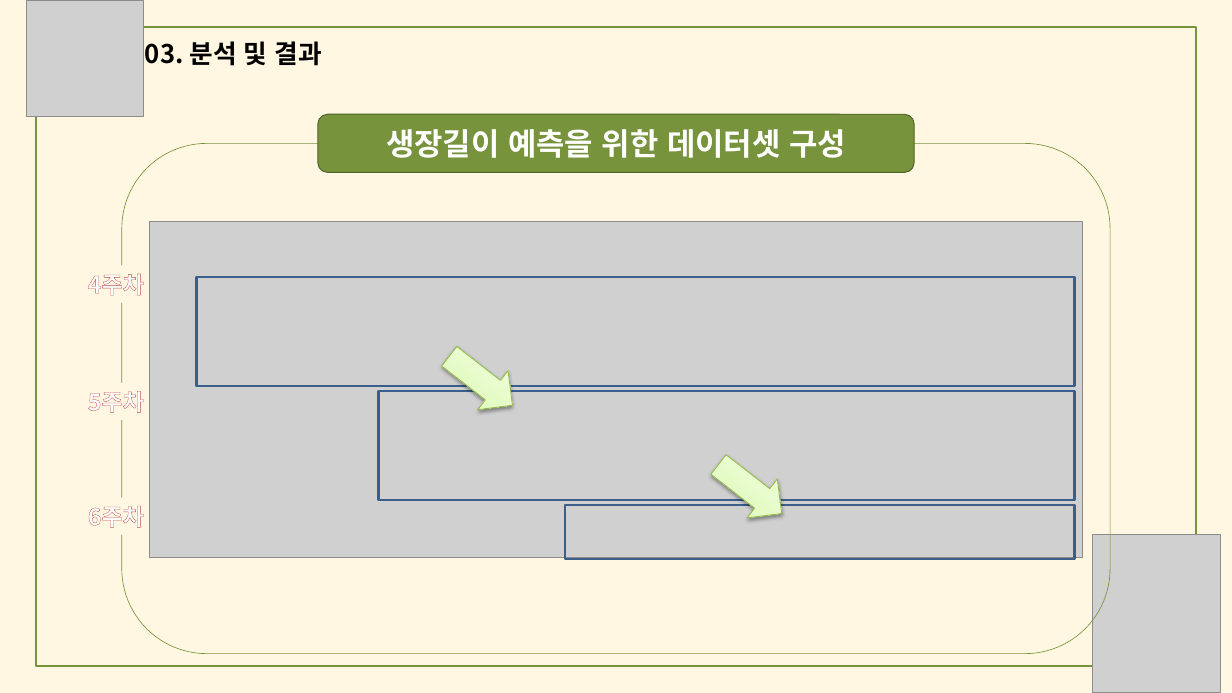
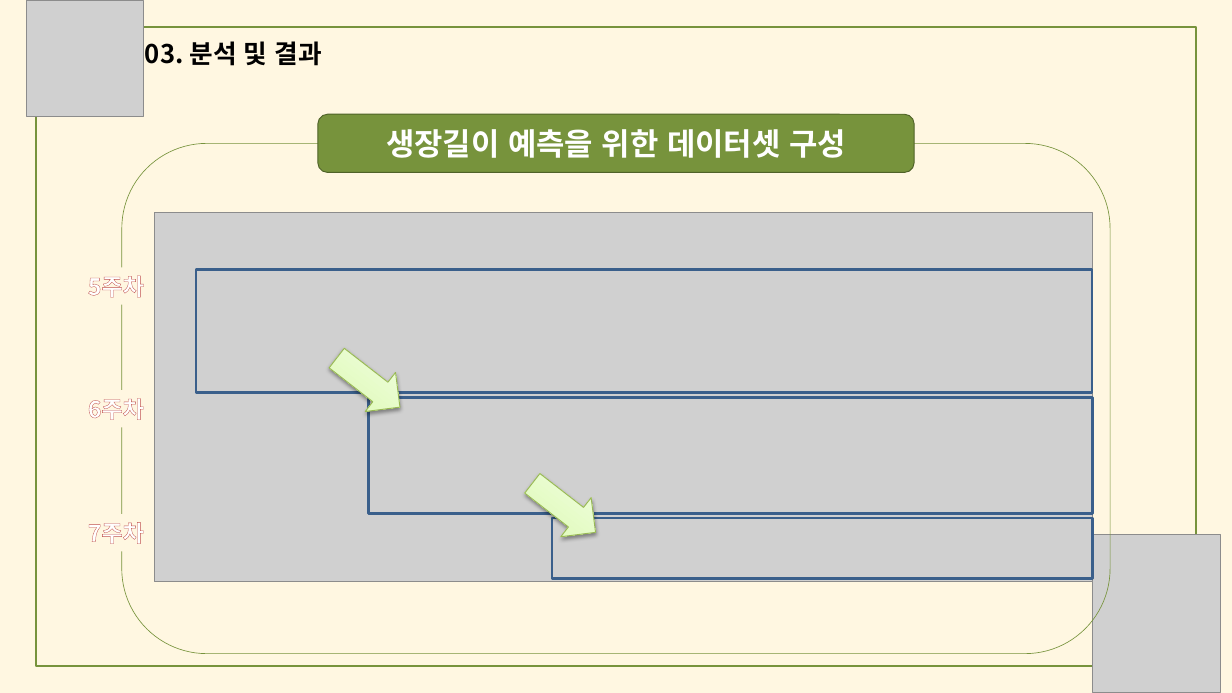
Before and after one commit to meucham11/nong_intern, a slide deck: slide 26 of 경진대회.pptx (slide 21 before the commit). Drawn at 1232x693 pixels with LibreOffice and Linux fonts; fonts in the diff are those of the drawing; grey boxes stand for pictures. Boxes give left, top, right and bottom in pixels: in the first picture for what was removed or moved away, otherwise in the second. Text is boxed around its words. In the diff, an @@ line names an element or a change of style, - is before the commit and + after.

```diff
--- a/경진대회.pptx
+++ b/경진대회.pptx
@@ picture: place and size @@
-picture at [150,222,1083,558]
+picture at [154,213,1093,582]
@@ text at [88,275,144,298]: text changed @@
-4주차
+5주차
@@ rectangle: place and size @@
-rectangle at [197,277,1075,386]
+rectangle at [196,270,1092,393]
@@ right arrow: place and size @@
-right arrow at [434,336,528,425]
+right arrow at [321,338,415,427]
@@ text "6주차": place and size @@
-text "6주차" at [88,506,144,528]
+text "6주차" at [88,398,144,420]
@@ text removed at [88,391,144,413] @@
-5주차
@@ rectangle: place and size @@
-rectangle at [378,391,1074,500]
+rectangle at [369,397,1092,514]
@@ right arrow: place and size @@
-right arrow at [703,445,797,533]
+right arrow at [517,464,611,553]
@@ text added at [88,522,144,544], 18 pt, text #FFFFFF, bold @@
+7주차
@@ rectangle: place and size @@
-rectangle at [566,505,1075,559]
+rectangle at [552,518,1092,579]
```
Also in this commit, not shown: 17 other slides changed, 6 slides added, 1 slide removed.
